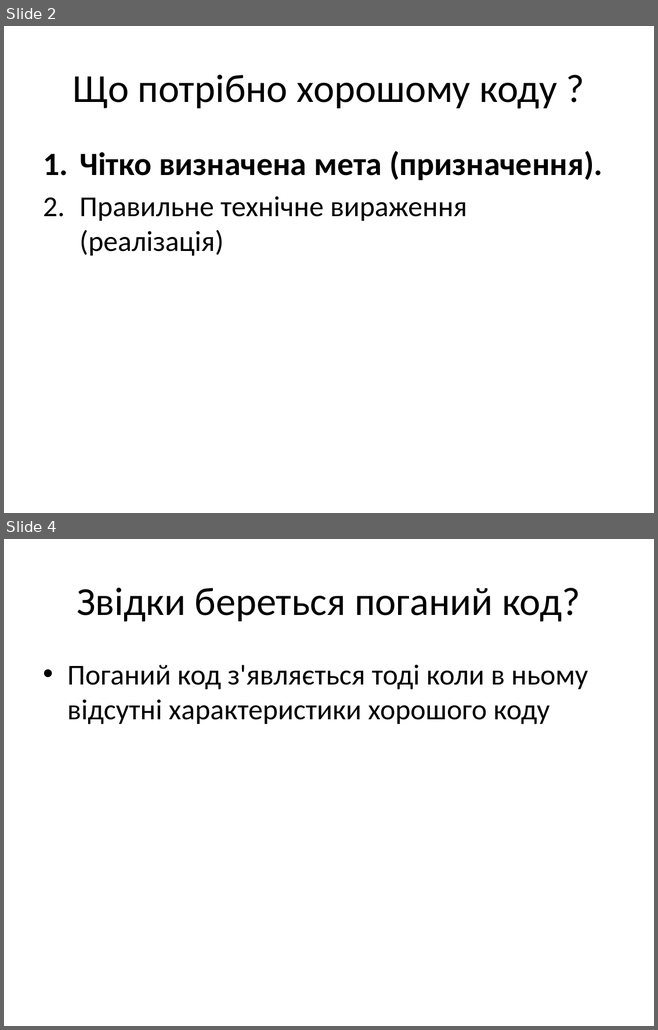
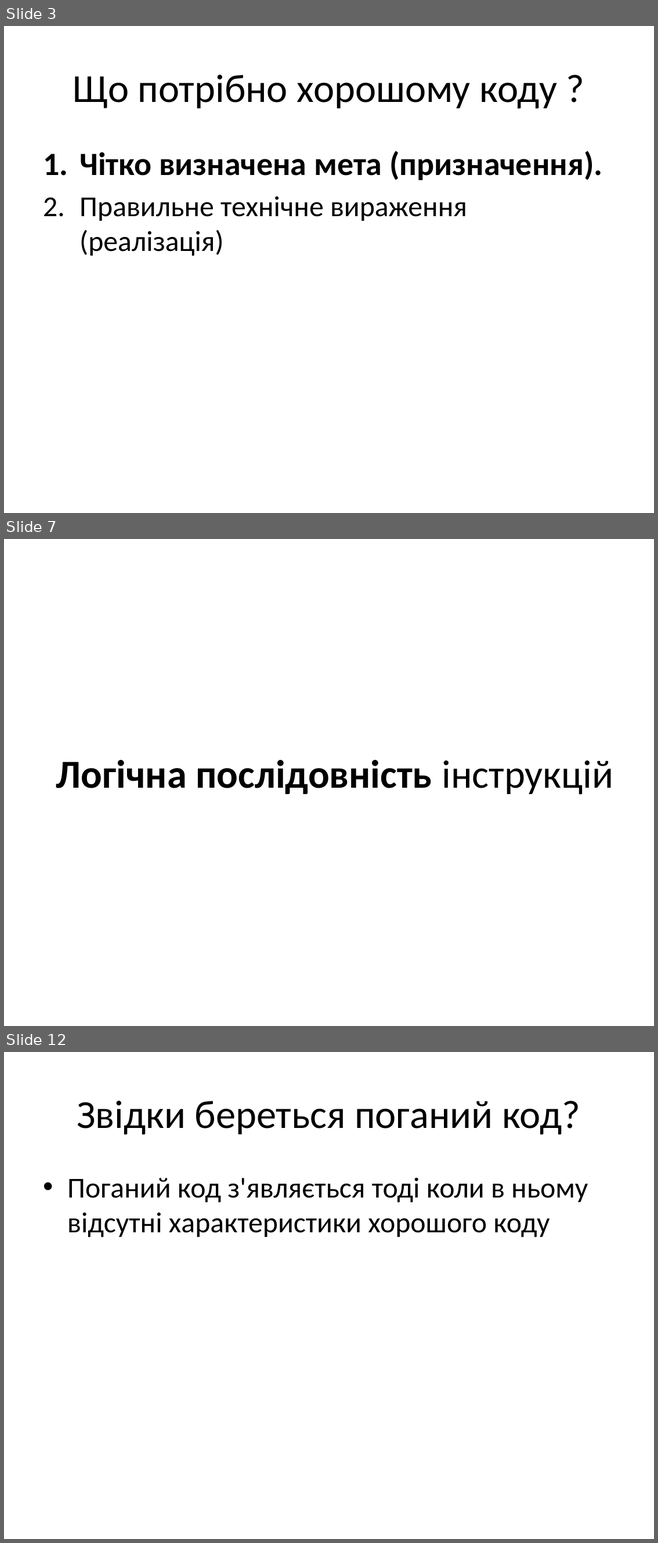
Before and after one commit to siryc/TORT, a slide deck: 1 Coding Practices/1 Coding practices Final.pptx. Shown one above the other, each under a label of ours: slides 2 and 4 before the commit, slides 3, 7 and 12 after it; the slides between them are not shown. The pictures are 658x1030 and 658x1543 pixels, drawn with LibreOffice and Linux fonts; fonts in the diff are those of the drawing. Boxes give left, top, right and bottom in pixels: in the first picture for what was removed or moved away, otherwise in the second. Text is boxed around its words. In the diff, an @@ line names an element or a change of style, - is before the commit and + after.

```diff
--- a/1 Coding Practices/1 Coding practices Final.pptx
+++ b/1 Coding Practices/1 Coding practices Final.pptx
@@ slide 7 added at (4,539,654,1026), background #FFFFFF @@
@@ title added at (56,760,613,795), 44 pt, text #000000, bold @@
+Логічна послідовність інструкцій
@@ what was slide 2 is now slide 3 @@
@@ what was slide 4 is now slide 12 @@
```
Also in this commit, not shown: 1 slide changed, 7 other slides added.
